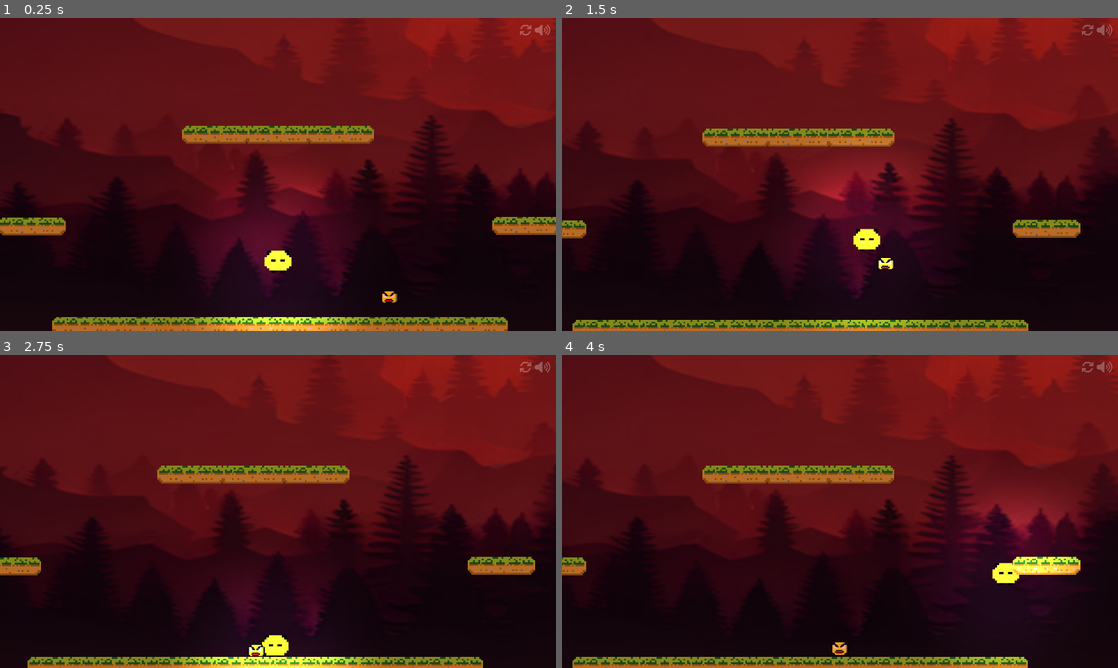
Above: before the commit, frames 1-4 (two rows, left to right).
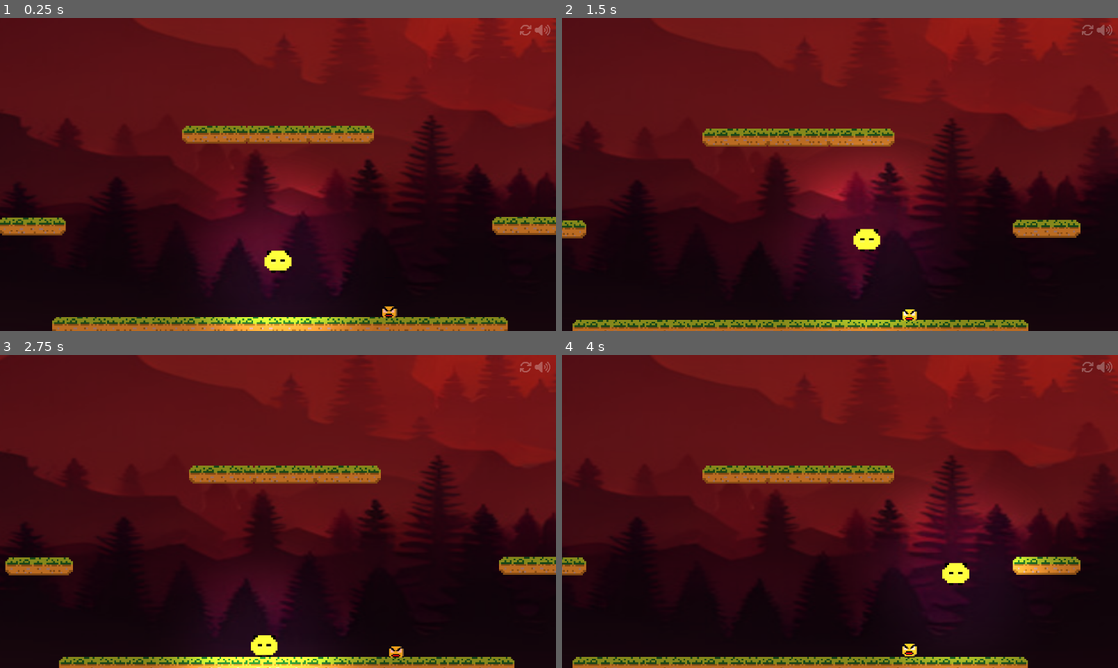
Above: after the commit, the same moments.

Repository: xyon3/jumpquest
Game: Godot game, scene res://world/scenes/wave_battle.tscn
Two runs of this game, one before a commit and one after it. Both use one fixed random seed, a clock stepped at 60 frames per second and the inputs below. This scene is started directly instead of the project's main scene.
Inputs:
- Up to frame 1 (0.25 s): no input
- Up to frame 2 (1.5 s): tap Enter (ui_accept) at 0.5, 0.77 s; hold D (move_right) from 0.53 s (still down)
- Up to frame 3 (2.75 s): tap Enter (ui_accept) at 1.52 s; release D (move_right) at 2.03 s; hold A (move_left) from 2.03 s (still down)
- Up to frame 4 (4 s): release A (move_left) at 2.78 s; hold D (move_right) from 2.78 s (still down); tap Enter (ui_accept) at 3.02, 3.77 s

The runs differ from the first frame. In frame 1, 0.2% of the frame differs, in the area x 68-72%, y 87-96%; in frame 2, 0.2%; in frame 3, 17%, in the area x 0-100%, y 0-100%; in frame 4, 3.6%.

Commit message:
packy impementation

Diff:
--- a/characters/enemies/mobs/packy/mob_packy.gd
+++ b/characters/enemies/mobs/packy/mob_packy.gd
@@ -1,7 +1,12 @@
 extends CharacterBody2D
 
+class_name MobPacky
 
-const SPEED = 10
+var health = 300
+var damage = 404
+
+
+const SPEED = 200
 var player_chase = false
 var player = null
 
@@ -17,12 +22,13 @@
 	_animate_sprite.play("idle")
 
 func _physics_process(delta):
-	# Add the gravity.
+
 	if not is_on_floor(): velocity.y += gravity * delta
-
+	print(player_chase)
 	if player_chase:
-		target_position = (player.position - position) * SPEED
-		velocity = target_position
+		velocity.x = position.direction_to(player.position).x * 100
+	else:
+		velocity.x = 0
 
 	move_and_slide()
 
--- a/characters/enemies/mobs/packy/mob_packy.tscn
+++ b/characters/enemies/mobs/packy/mob_packy.tscn
@@ -45,14 +45,19 @@
 }]
 
 [sub_resource type="CircleShape2D" id="CircleShape2D_b87hu"]
-radius = 19.4165
+radius = 11.0
 
 [sub_resource type="CircleShape2D" id="CircleShape2D_elby6"]
-radius = 144.42
+radius = 326.345
+
+[sub_resource type="RectangleShape2D" id="RectangleShape2D_ojwcr"]
+size = Vector2(155, 20)
 
 [node name="MobPacky" type="CharacterBody2D"]
 light_mask = 2
 visibility_layer = 29
+collision_layer = 3
+collision_mask = 3
 script = ExtResource("1_bkuty")
 
 [node name="PackyAniSprite" type="AnimatedSprite2D" parent="."]
@@ -63,13 +68,26 @@
 frame_progress = 0.210874
 
 [node name="PackyCollision" type="CollisionShape2D" parent="."]
-position = Vector2(0, -17)
+light_mask = 2
+visibility_layer = 2
+position = Vector2(0, -11)
 shape = SubResource("CircleShape2D_b87hu")
 
 [node name="PackyDetector" type="Area2D" parent="."]
+disable_mode = 2
+collision_layer = 2
+collision_mask = 2
+metadata/_edit_lock_ = true
 
 [node name="DetectorArea" type="CollisionShape2D" parent="PackyDetector"]
 shape = SubResource("CircleShape2D_elby6")
+metadata/_edit_lock_ = true
+
+[node name="AttackArea" type="Area2D" parent="."]
+
+[node name="CollisionShape2D" type="CollisionShape2D" parent="AttackArea"]
+position = Vector2(-77.5, -13)
+shape = SubResource("RectangleShape2D_ojwcr")
 
 [connection signal="body_entered" from="PackyDetector" to="." method="_on_packy_detector_body_entered"]
 [connection signal="body_exited" from="PackyDetector" to="." method="_on_packy_detector_body_exited"]
--- a/characters/player.tscn
+++ b/characters/player.tscn
@@ -47,6 +47,7 @@
 
 [node name="Player" type="CharacterBody2D"]
 visibility_layer = 22
+collision_layer = 3
 script = ExtResource("1_4ytjn")
 
 [node name="CollisionShape2D" type="CollisionShape2D" parent="."]
Not shown: 1 places in characters/enemies/mobs/packy/mob_packy.tscn that only renumber resources
